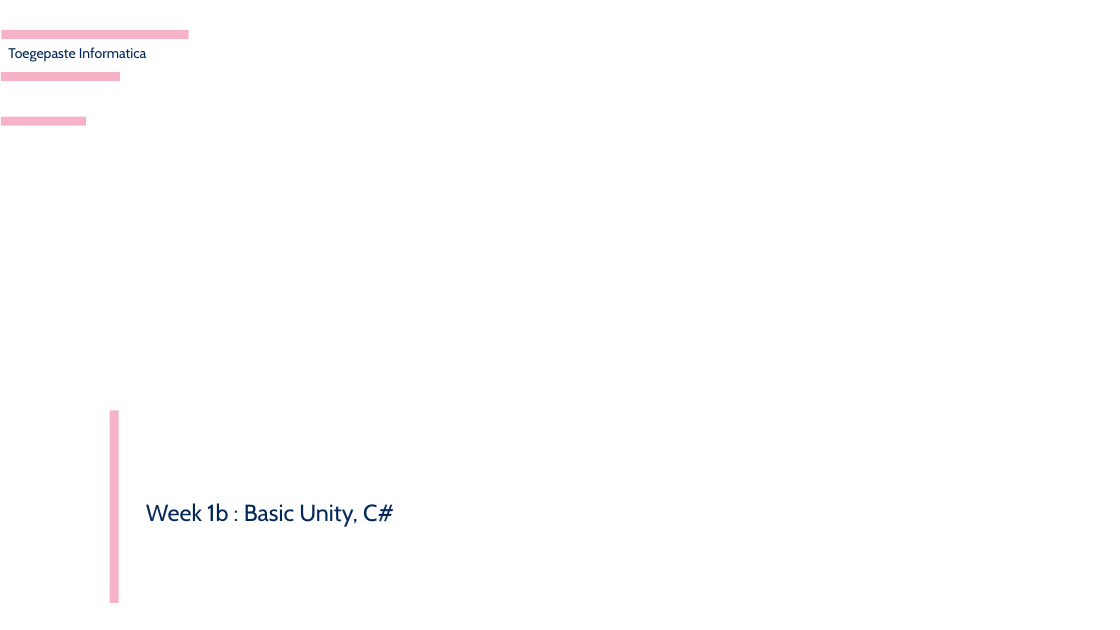
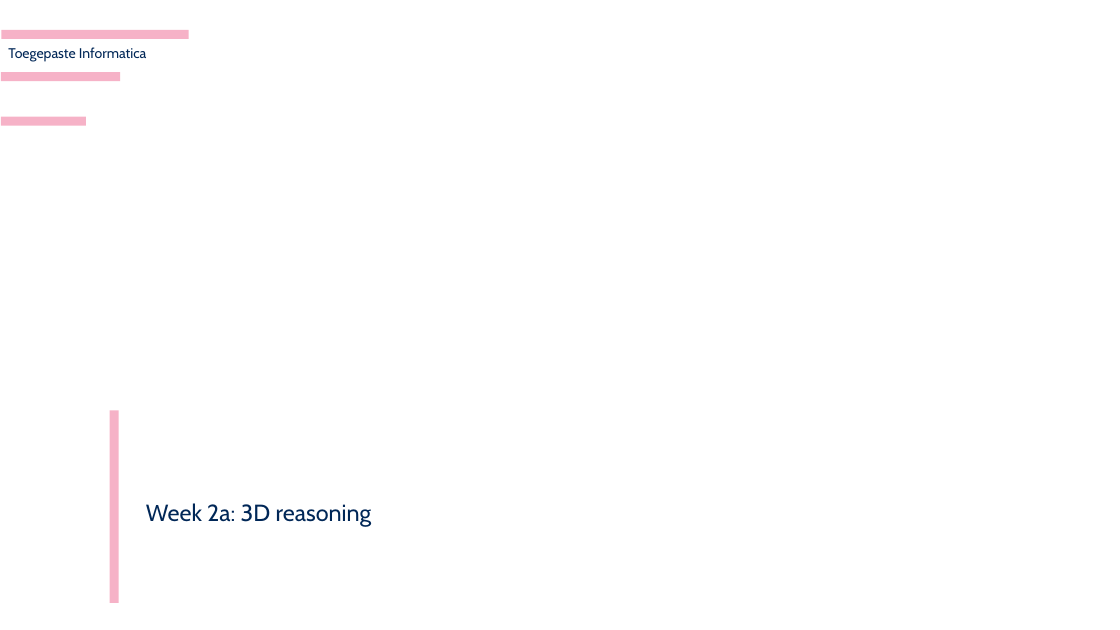
Before and after one commit to harveypekar/3dgraphics, a slide deck: slide 1 of course/3d_slides_w2a.pptx. Drawn at 1120x630 pixels with LibreOffice and Linux fonts; fonts in the diff are those of the drawing; background and template pictures are left out. Boxes give left, top, right and bottom in pixels: in the first picture for what was removed or moved away, otherwise in the second. Text is boxed around its words. In the diff, an @@ line names an element or a change of style, - is before the commit and + after.

```diff
--- a/course/3d_slides_w2a.pptx
+++ b/course/3d_slides_w2a.pptx
@@ text at [146, 503, 372, 527]: text changed @@
-Week 1b : Basic Unity, C#
+Week 2a: 3D reasoning
```
Also in this commit, not shown: 1 other slide changed, 57 slides added, 31 slides removed.
